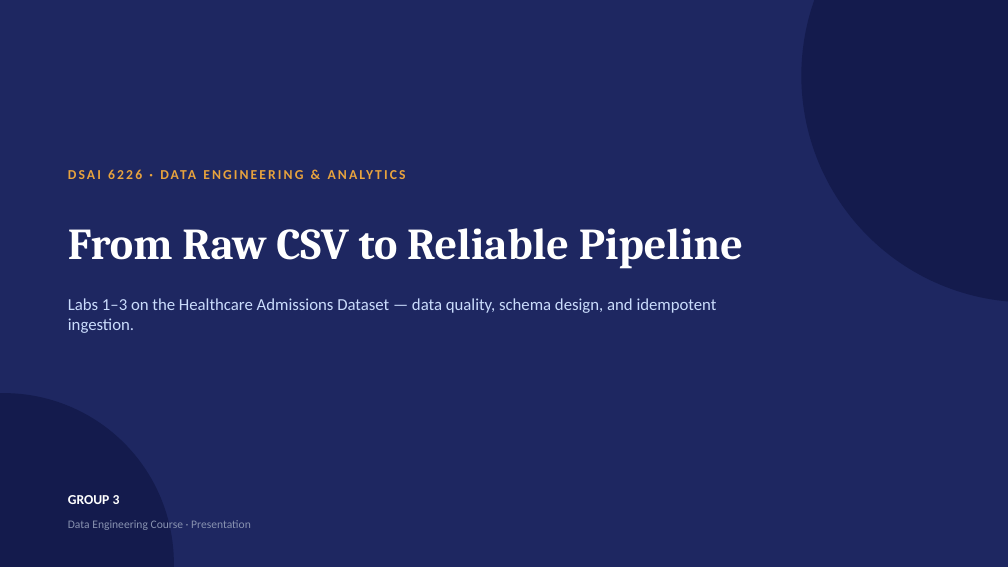
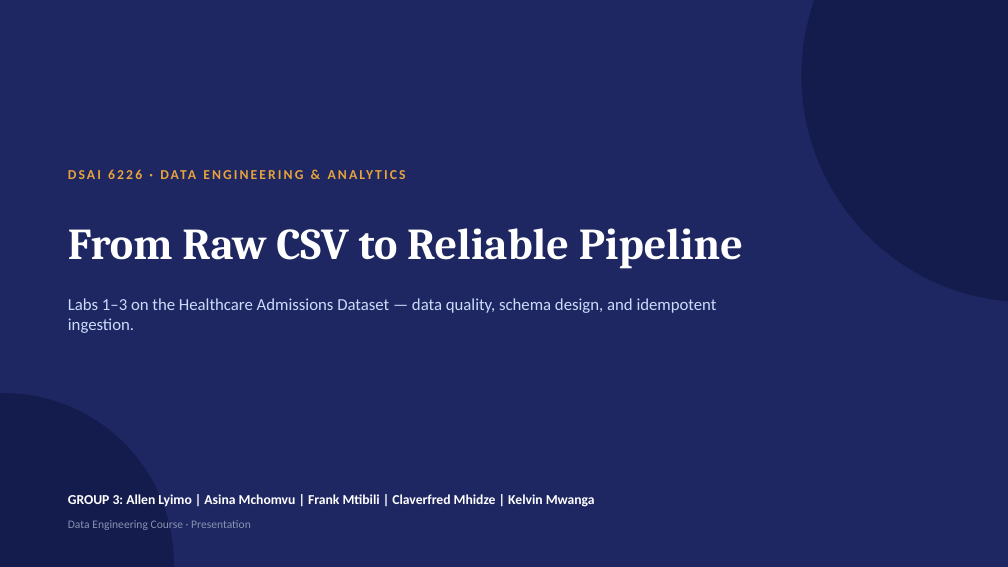
Before and after one commit to lyimoa/Data-Engineering-Group-3-New-Dataset-, a slide deck: slide 1 of healthcare_labs_summary.pptx. Drawn at 1008x567 pixels with LibreOffice and Linux fonts; fonts in the diff are those of the drawing. Boxes give left, top, right and bottom in pixels: in the first picture for what was removed or moved away, otherwise in the second. Text is boxed around its words. In the diff, an @@ line names an element or a change of style, - is before the commit and + after.

Commit message:
Add Group members names in the PPT

```diff
--- a/healthcare_labs_summary.pptx
+++ b/healthcare_labs_summary.pptx
@@ text at <box>68,494,595,507</box>: text changed @@
-GROUP 3
+GROUP 3: Allen Lyimo | Asina Mchomvu | Frank Mtibili | Claverfred Mhidze | Kelvin Mwanga
```
Also in this commit, not shown: 1 other file.
